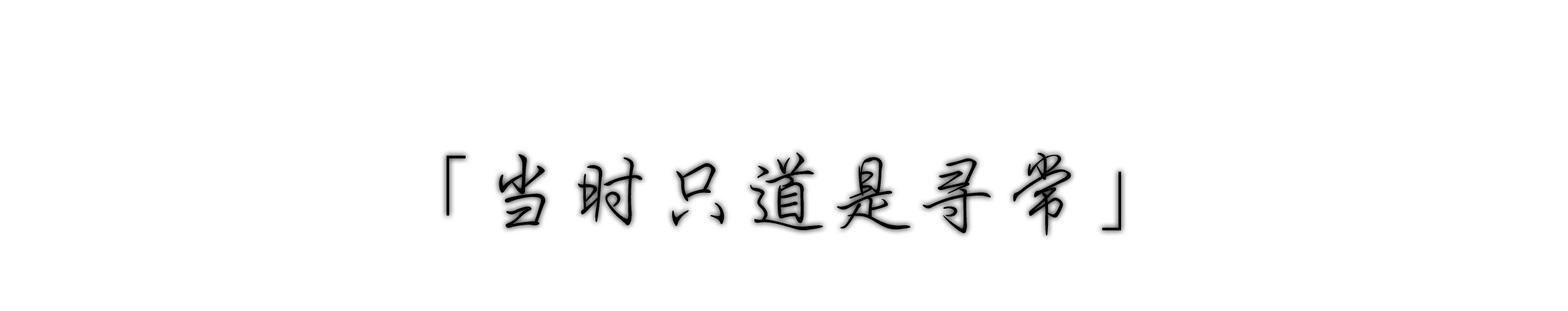
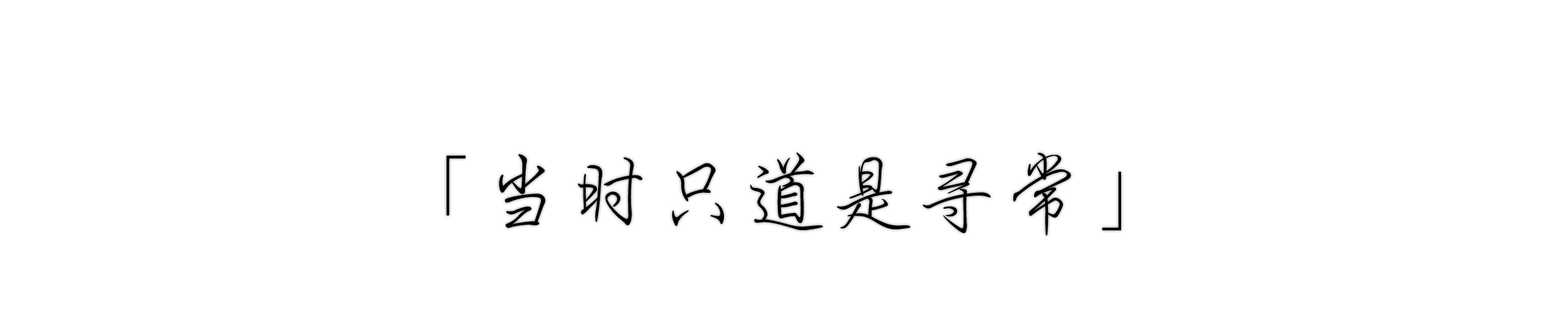
Layers edited between the first and the second 1568 x 311 image:
pixels changed over box(440, 147, 1127, 241) (layer not identified)
